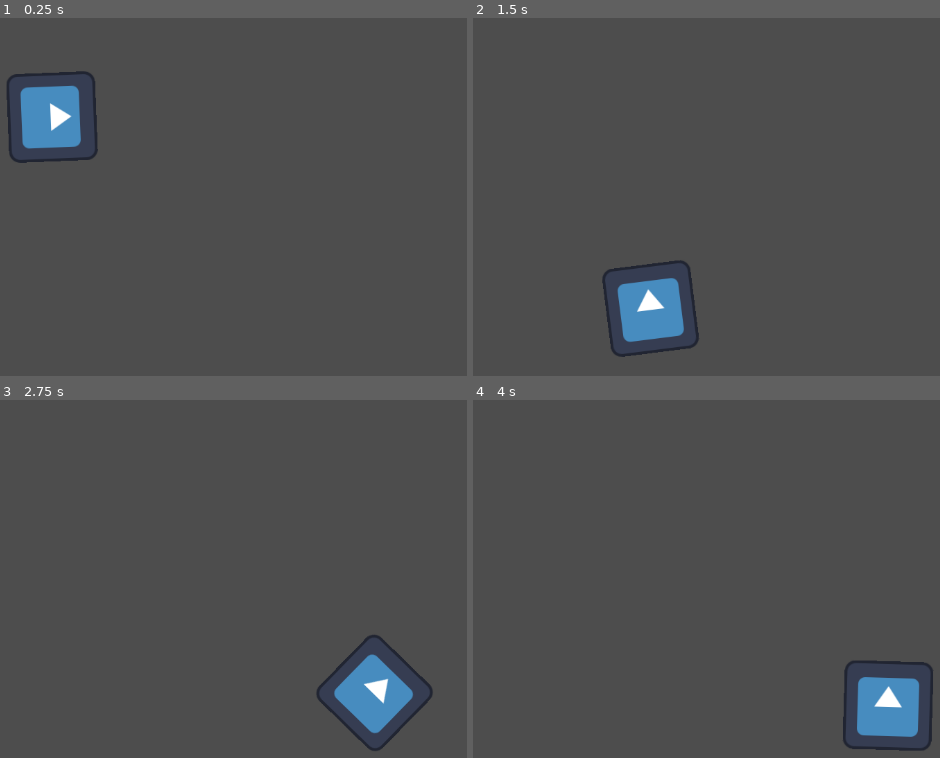
Above: before the commit, frames 1-4 (two rows, left to right).
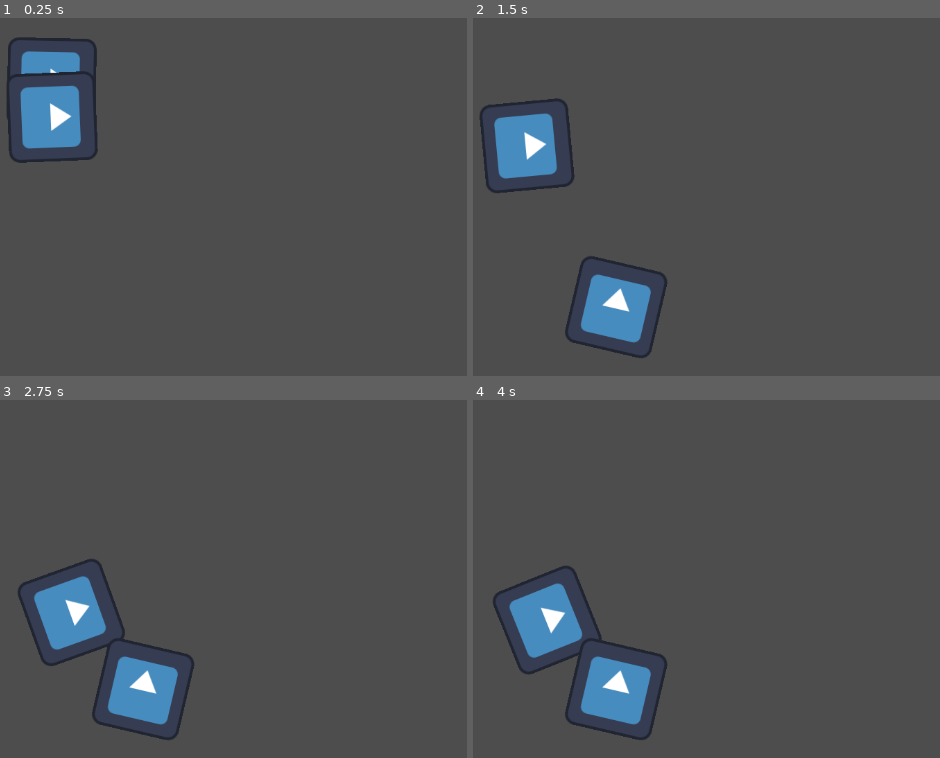
Above: after the commit, the same moments.

Repository: WinnerWind/omov-game
Game: Godot game, scene res://scenes/main.tscn
The game is run twice, just before and just after one commit, with the same random seed, the same clock (stepped at 60 frames per second) and the same inputs. The project has no main scene, so this scene is started directly. The engine's default icon, where the game draws it, is replaced by a stand-in: a white triangle on a blue panel in a dark square.
Inputs:
- Up to frame 1 (0.25 s): no input
- Up to frame 2 (1.5 s): no input
- Up to frame 3 (2.75 s): no input
- Up to frame 4 (4 s): tap Enter at 3.5 s

The runs differ from the first frame. In frame 1, 1.1% of the frame differs, in the area x 1-21%, y 5-29%; in frame 2, 6.4%; in frame 3, 8.4%, in the area x 3-93%, y 44-99%; in frame 4, 8.3%.

Commit message:
Make cars stop if there is a car in front

Diff:
--- a/scenes/main.tscn
+++ b/scenes/main.tscn
@@ -18,7 +18,34 @@
 
 [node name="Node2D" type="Node2D"]
 
-[node name="Path2D" type="Path2D" parent="." node_paths=PackedStringArray("sprite", "collision_object", "path_follow")]
+[node name="Path2D2" type="Path2D" parent="." node_paths=PackedStringArray("sprite", "collision_object", "path_follow", "raycast")]
+curve = SubResource("Curve2D_0wfyh")
+script = ExtResource("1_o5qli")
+speed = 100.0
+texture = ExtResource("2_0wfyh")
+collision_shape = SubResource("RectangleShape2D_0wfyh")
+sprite = NodePath("PathFollow2D/Car/Sprite2D")
+collision_object = NodePath("PathFollow2D/Car/CollisionShape2D")
+path_follow = NodePath("PathFollow2D")
+raycast = NodePath("PathFollow2D/Car/RayCast2D")
+
+[node name="PathFollow2D" type="PathFollow2D" parent="Path2D2"]
+position = Vector2(149, 68)
+rotation = 1.6415116
+loop = false
+
+[node name="Car" type="CharacterBody2D" parent="Path2D2/PathFollow2D"]
+
+[node name="Sprite2D" type="Sprite2D" parent="Path2D2/PathFollow2D/Car"]
+texture = ExtResource("2_0wfyh")
+
+[node name="CollisionShape2D" type="CollisionShape2D" parent="Path2D2/PathFollow2D/Car"]
+shape = SubResource("RectangleShape2D_0wfyh")
+
+[node name="RayCast2D" type="RayCast2D" parent="Path2D2/PathFollow2D/Car"]
+target_position = Vector2(100, 0)
+
+[node name="Path2D" type="Path2D" parent="." node_paths=PackedStringArray("sprite", "collision_object", "path_follow", "raycast")]
 curve = SubResource("Curve2D_0wfyh")
 script = ExtResource("1_o5qli")
 speed = 300.0
@@ -27,6 +54,7 @@
 sprite = NodePath("PathFollow2D/Car/Sprite2D")
 collision_object = NodePath("PathFollow2D/Car/CollisionShape2D")
 path_follow = NodePath("PathFollow2D")
+raycast = NodePath("PathFollow2D/Car/RayCast2D")
 
 [node name="PathFollow2D" type="PathFollow2D" parent="Path2D"]
 position = Vector2(149, 68)
@@ -41,8 +69,12 @@
 [node name="CollisionShape2D" type="CollisionShape2D" parent="Path2D/PathFollow2D/Car"]
 shape = SubResource("RectangleShape2D_0wfyh")
 
+[node name="RayCast2D" type="RayCast2D" parent="Path2D/PathFollow2D/Car"]
+target_position = Vector2(100, 0)
+
 [node name="Area2D" type="Area2D" parent="."]
 script = ExtResource("3_sugp2")
+stop_cars = true
 
 [node name="CollisionShape2D" type="CollisionShape2D" parent="Area2D"]
 position = Vector2(396, 405)
--- a/scripts/car2d.gd
+++ b/scripts/car2d.gd
@@ -16,11 +16,12 @@
 @export var sprite:Sprite2D
 @export var collision_object:CollisionShape2D
 @export var path_follow:PathFollow2D
+@export var raycast:RayCast2D
 
 var stopped:bool #Used to stop the car for various circumstances.
 func _process(delta: float) -> void:
 	if not Engine.is_editor_hint():
-		if not stopped:
+		if not stopped and not raycast.is_colliding():
 			var distance = curve.get_baked_length()
 			var time_taken = distance/speed
 			path_follow.progress_ratio += delta / time_taken # Move object in time_taken seconds.
